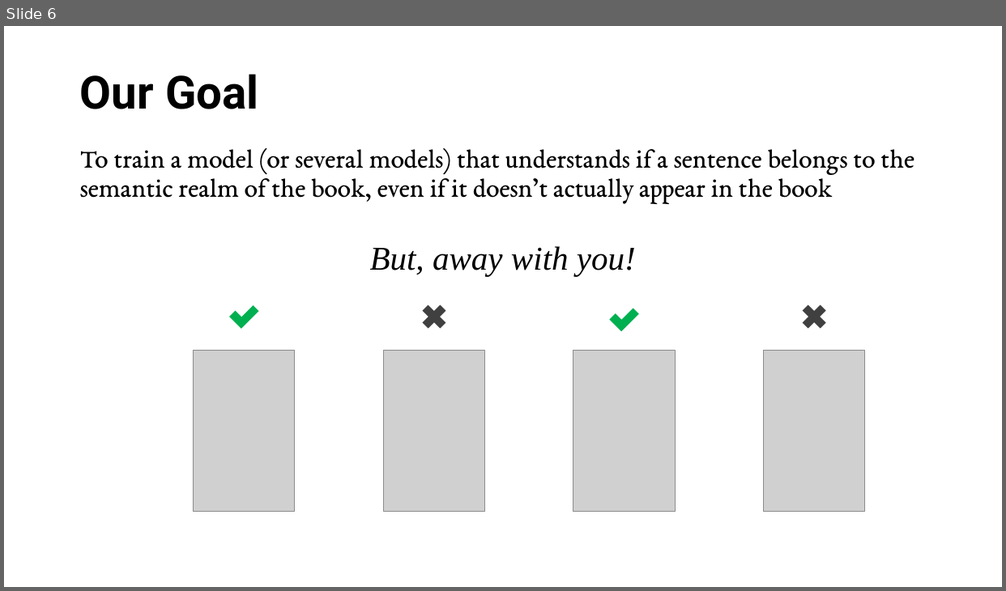
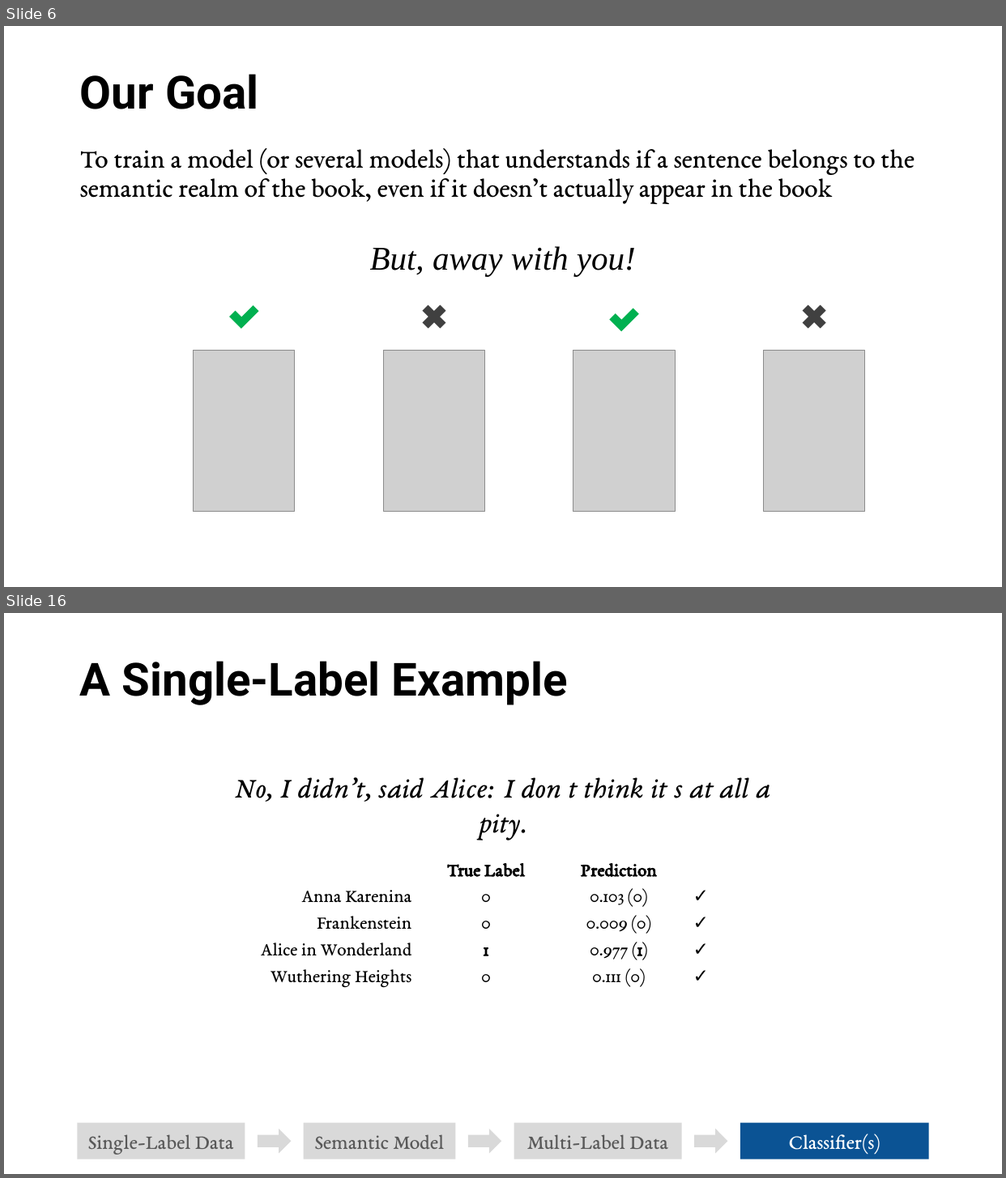
Before and after one commit to gonhonig/books-classification, a slide deck: book classification presentation.pptx. Shown one above the other, each under a label of ours: slide 6 before the commit, slides 6 and 16 after it; the slides between them are not shown. The pictures are 1006x591 and 1006x1178 pixels, drawn with LibreOffice and Linux fonts; fonts in the diff are those of the drawing; grey boxes stand for pictures. Boxes give left, top, right and bottom in pixels: in the first picture for what was removed or moved away, otherwise in the second. Text is boxed around its words. In the diff, an @@ line names an element or a change of style, - is before the commit and + after.

```diff
--- a/book classification presentation.pptx
+++ b/book classification presentation.pptx
@@ slide 16 added at bbox=[4, 613, 1002, 1174], background #FFFFFF @@
@@ title added at bbox=[80, 661, 568, 705], 44 pt, text #000000, bold @@
+A Single-Label Example
@@ text added at bbox=[236, 777, 771, 802], 28 pt, text #000000, italic @@
+No, I didn’t, said Alice: I don t think it s at all a pity.
@@ table added at bbox=[249, 858, 726, 1010], 5 rows, 4 columns @@
+ | True Label | Prediction | 
+Anna Karenina | 0 | 0.103 (0) | ✓
+Frankenstein | 0 | 0.009 (0) | ✓
+Alice in Wonderland | 1 | 0.977 (1) | ✓
+Wuthering Heights | 0 | 0.111 (0) | ✓
@@ rectangle added at bbox=[78, 1123, 245, 1161], fill #D9D9D9, 20 pt, text #595959 @@
+Single-Label Data
@@ right arrow added at bbox=[258, 1129, 292, 1153], fill #D9D9D9 @@
@@ rectangle added at bbox=[304, 1123, 455, 1161], fill #D9D9D9, 20 pt, text #595959 @@
+Semantic Model
@@ right arrow added at bbox=[468, 1129, 502, 1153], fill #D9D9D9 @@
@@ rectangle added at bbox=[513, 1123, 681, 1161], fill #D9D9D9, 20 pt, text #595959 @@
+Multi-Label Data
@@ right arrow added at bbox=[694, 1129, 728, 1153], fill #D9D9D9 @@
@@ rectangle added at bbox=[740, 1123, 929, 1161], fill #0B5394, 20 pt, text #FFFFFF @@
+Classifier(s)
```
Also in this commit, not shown: 3 slides changed, 15 other slides added, 44 other files.
